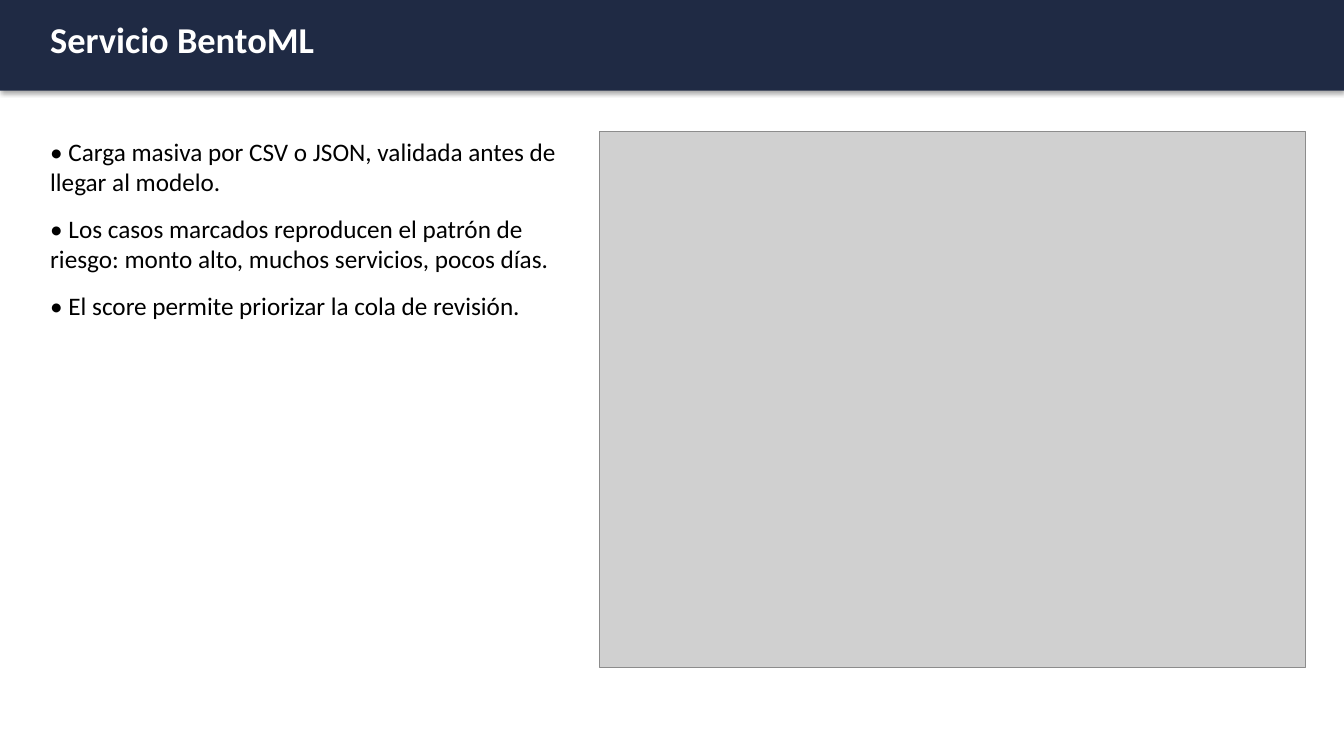
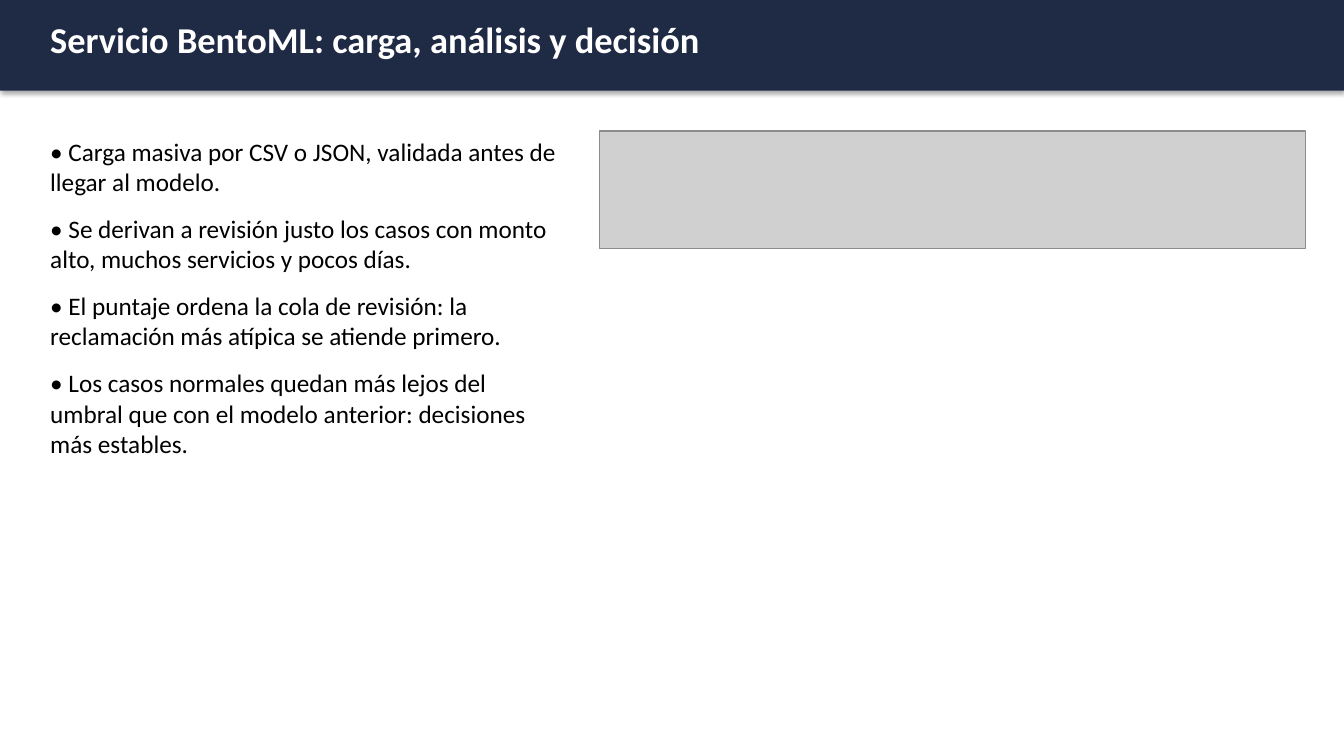
Before and after one commit to CesarPR30/Practica04, a slide deck: slide 8 of presentacion/presentacion_practica4.pptx (slide 7 before the commit). Drawn at 1344x756 pixels with LibreOffice and Linux fonts; fonts in the diff are those of the drawing; grey boxes stand for pictures. Boxes give left, top, right and bottom in pixels: in the first picture for what was removed or moved away, otherwise in the second. Text is boxed around its words. In the diff, an @@ line names an element or a change of style, - is before the commit and + after.

Commit message:
Regenera capturas, actualiza informe y presentación con el modelo mejorado; agrega index para GitHub Pages

```diff
--- a/presentacion/presentacion_practica4.pptx
+++ b/presentacion/presentacion_practica4.pptx
@@ text at (50,27,699,59): text changed @@
-Servicio BentoML
+Servicio BentoML: carga, análisis y decisión
@@ picture: place and size @@
-picture at (600,131,1306,667)
+picture at (600,131,1306,248)
@@ text at (50,220,546,454): text changed @@
-• Los casos marcados reproducen el patrón de riesgo: monto alto, muchos servicios, pocos días.
-• El score permite priorizar la cola de revisión.
+• Se derivan a revisión justo los casos con monto alto, muchos servicios y pocos días.
+• El puntaje ordena la cola de revisión: la reclamación más atípica se atiende primero.
+• Los casos normales quedan más lejos del umbral que con el modelo anterior: decisiones más estables.
```
Also in this commit, not shown: 4 other slides changed, 1 slide added, 19 other files.
